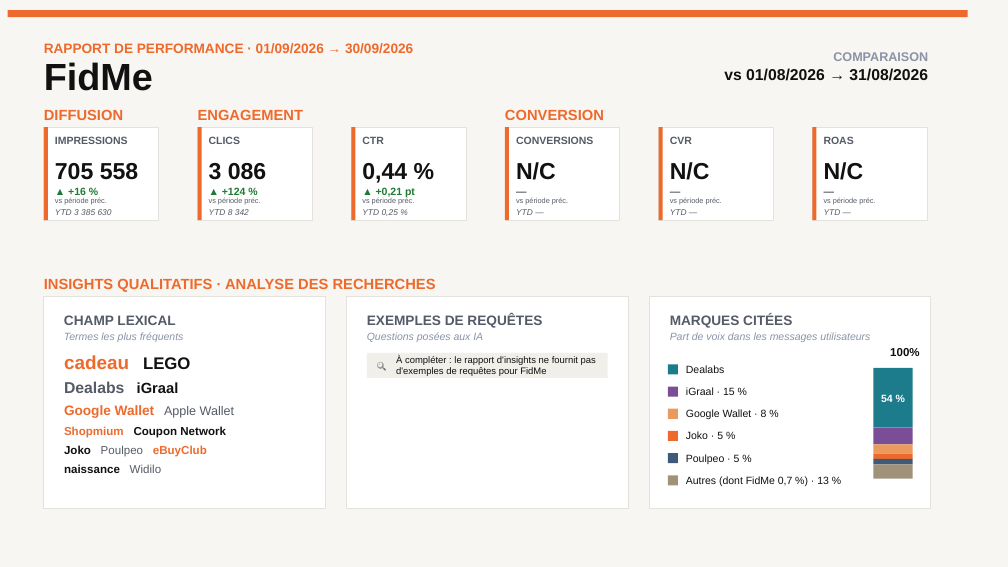
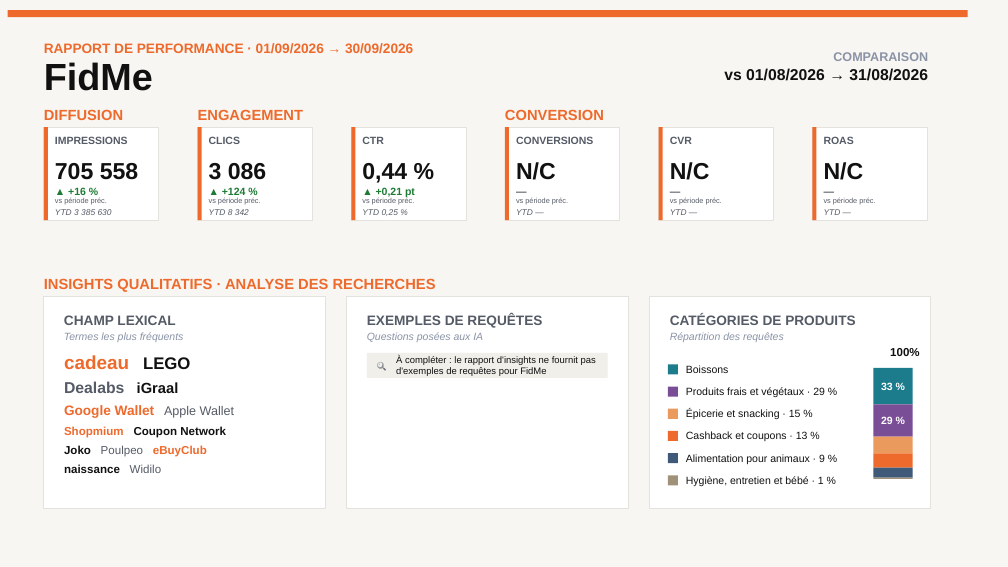
Before and after one commit to stephanemonmarson-creator/Lemrock, a slide deck: slide 21 of rapports/septembre/121026_Customer Success_Septembre 26.pptx. Drawn at 1008x567 pixels with LibreOffice and Linux fonts; fonts in the diff are those of the drawing. Boxes give left, top, right and bottom in pixels: in the first picture for what was removed or moved away, otherwise in the second. Text is boxed around its words. In the diff, an @@ line names an element or a change of style, - is before the commit and + after.

```diff
--- a/rapports/septembre/121026_Customer Success_Septembre 26.pptx
+++ b/rapports/septembre/121026_Customer Success_Septembre 26.pptx
@@ text at [670,314,855,325]: text changed @@
-MARQUES CITÉES
+CATÉGORIES DE PRODUITS
@@ text at [670,332,784,342]: text changed @@
-Part de voix dans les messages utilisateurs
+Répartition des requêtes
@@ text at [686,365,728,373]: text changed @@
-Dealabs
+Boissons
@@ text at [686,387,825,397]: text changed @@
-iGraal · 15 %
+Produits frais et végétaux · 29 %
@@ rectangle: place and size @@
-rectangle at [873,368,913,428]
+rectangle at [873,368,913,405]
@@ text at [881,382,893,390]: text changed @@
-54 %
+33 %
@@ text at [686,409,801,419]: text changed @@
-Google Wallet · 8 %
+Épicerie et snacking · 15 %
@@ rectangle: place and size @@
-rectangle at [873,428,913,445]
+rectangle at [873,405,913,437]
@@ text added at [881,417,893,424], 10 pt, text #FFFFFF, bold @@
+29 %
@@ text at [686,431,808,441]: text changed @@
-Joko · 5 %
+Cashback et coupons · 13 %
@@ rectangle: place and size @@
-rectangle at [873,454,913,459]
+rectangle at [873,437,913,454]
@@ rectangle at [873,437,913,454]: fill #EE6A2C to #EB9A5E @@
@@ text at [686,454,825,464]: text changed @@
-Poulpeo · 5 %
+Alimentation pour animaux · 9 %
@@ text at [686,476,824,486]: text changed @@
-Autres (dont FidMe 0,7 %) · 13 %
+Hygiène, entretien et bébé · 1 %
@@ rectangle: place and size @@
-rectangle at [873,464,913,479]
+rectangle at [873,468,913,478]
@@ rectangle at [873,468,913,478]: fill #A09278 to #3E5A78 @@
@@ rectangle: place and size @@
-rectangle at [873,459,913,464]
+rectangle at [873,454,913,468]
@@ rectangle at [873,454,913,468]: fill #3E5A78 to #EE6A2C @@
@@ rectangle: place and size @@
-rectangle at [873,445,913,454]
+rectangle at [873,478,913,479]
@@ rectangle at [873,478,913,479]: fill #EB9A5E to #A09278 @@
```
Also in this commit, not shown: 27 other slides changed, 26 other files.
